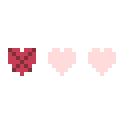
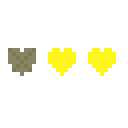
Before/after of a w=128, h=128 layered artwork. What changed in the layer stack:
painted on "Layer 3" over [8, 48, 116, 76]
